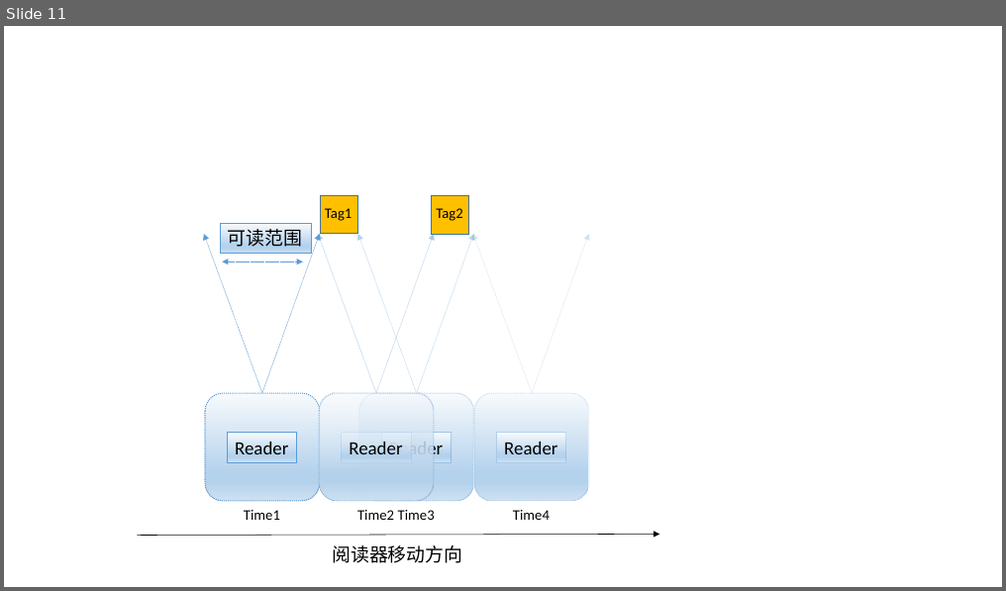
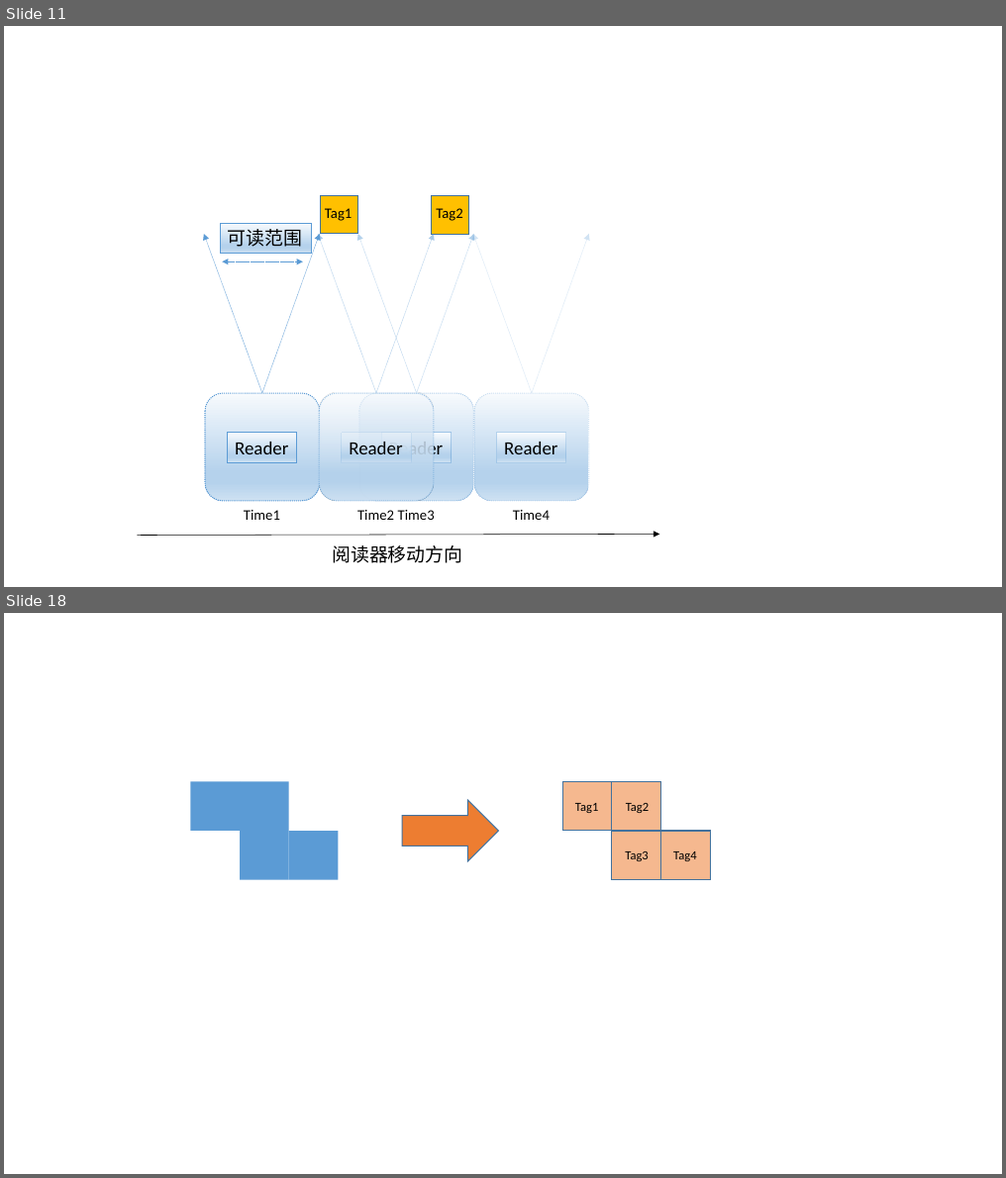
Before and after one commit to Allen-Wang-PW/Graduate_Project, a slide deck: 毕业论文/xArray/pic.pptx. Shown one above the other, each under a label of ours: slide 11 before the commit, slides 11 and 18 after it; the slides between them are not shown. The pictures are 1006x591 and 1006x1178 pixels, drawn with LibreOffice and Linux fonts; fonts in the diff are those of the drawing. Boxes give left, top, right and bottom in pixels: in the first picture for what was removed or moved away, otherwise in the second. Text is boxed around its words. In the diff, an @@ line names an element or a change of style, - is before the commit and + after.

```diff
--- a/毕业论文/xArray/pic.pptx
+++ b/毕业论文/xArray/pic.pptx
@@ slide 18 added at box(4, 613, 1002, 1174), background #FFFFFF @@
@@ rectangle added at box(190, 781, 240, 831), fill #5B9BD5 @@
@@ rectangle added at box(240, 781, 289, 831), fill #5B9BD5 @@
@@ rectangle added at box(562, 781, 612, 831), fill #ED7D31 at 54% opacity, outline #43739E 1 pt @@
@@ rectangle added at box(612, 781, 661, 831), fill #ED7D31 at 54% opacity, outline #43739E 1 pt @@
@@ right arrow added at box(402, 800, 499, 861), fill #ED7D31, outline #43739E 1 pt @@
@@ text added at box(575, 803, 598, 813), 12 pt, text #000000 @@
+Tag1
@@ text added at box(626, 803, 648, 813), 12 pt, text #000000 @@
+Tag2
@@ rectangle added at box(240, 831, 289, 880), fill #5B9BD5 @@
@@ rectangle added at box(289, 831, 339, 880), fill #5B9BD5 @@
@@ rectangle added at box(612, 831, 661, 880), fill #ED7D31 at 54% opacity, outline #43739E 1 pt @@
@@ rectangle added at box(661, 831, 711, 880), fill #ED7D31 at 54% opacity, outline #43739E 1 pt @@
@@ text added at box(625, 852, 648, 861), 12 pt, text #000000 @@
+Tag3
@@ text added at box(673, 852, 696, 861), 12 pt, text #000000 @@
+Tag4
```
Also in this commit, not shown: 1 slide changed, 10 other slides added, 1 other file.
